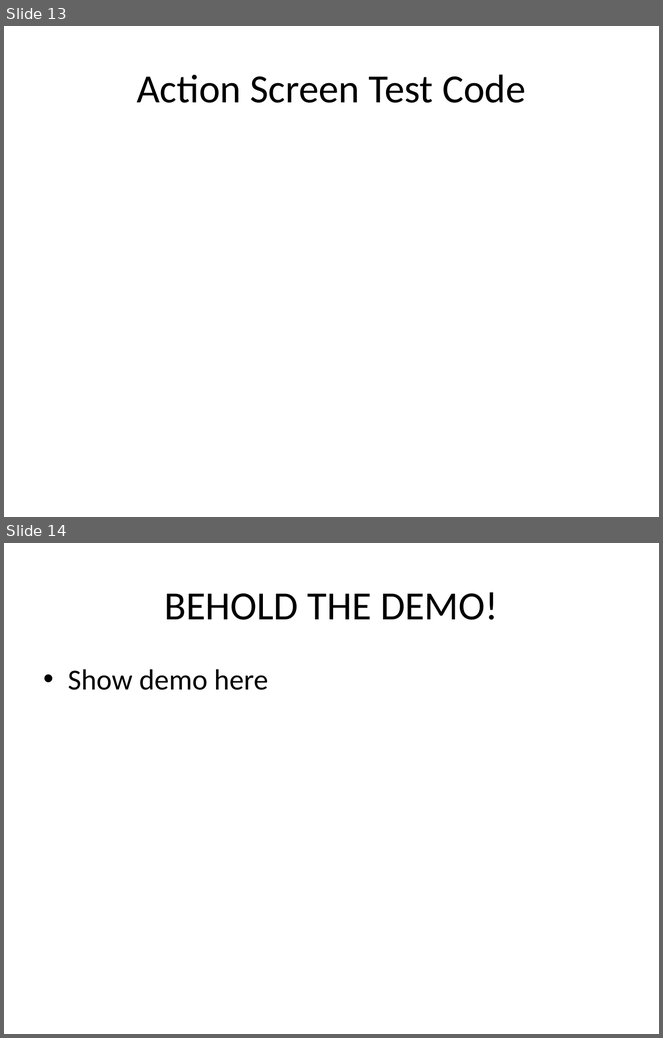
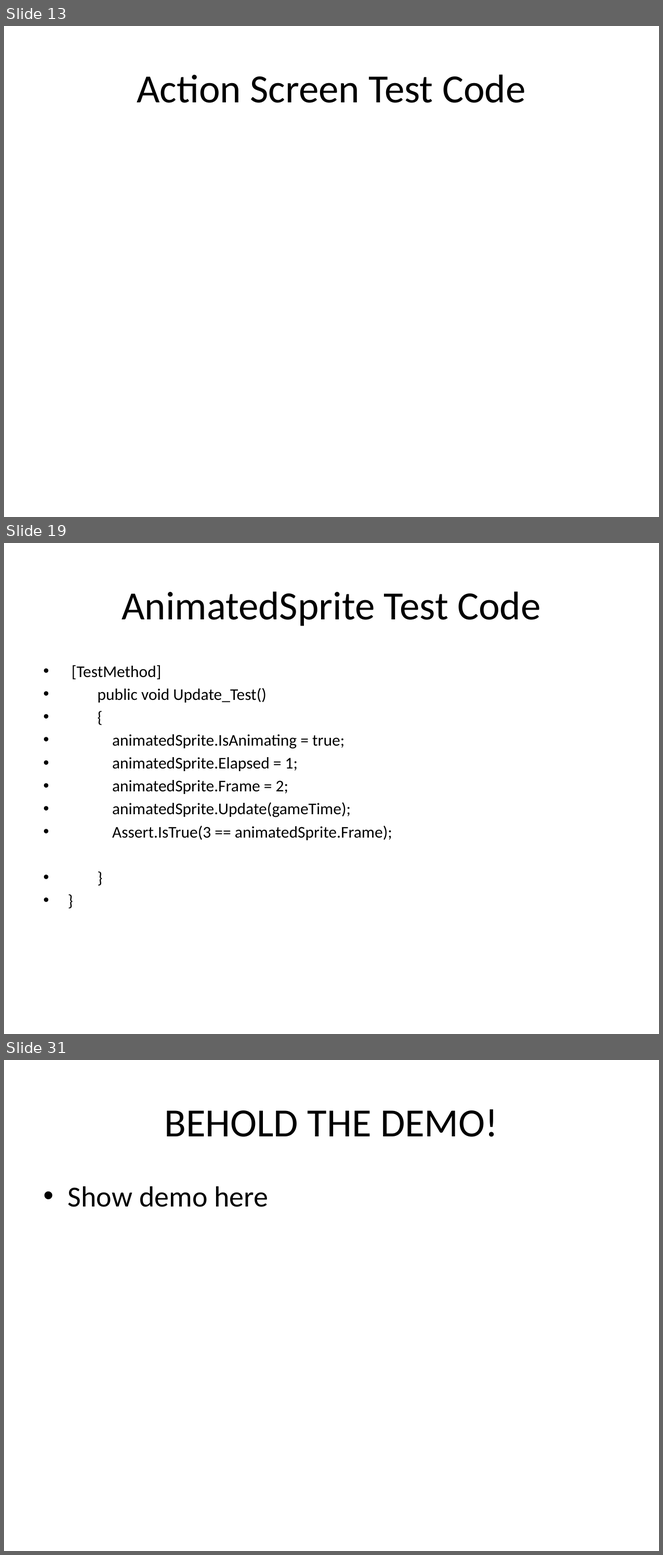
Before and after one commit to csce3513/Team15, a slide deck: Project Starfighter 1.0.pptx. Shown one above the other, each under a label of ours: slides 13 and 14 before the commit, slides 13, 19 and 31 after it; the slides between them are not shown. The pictures are 663x1038 and 663x1555 pixels, drawn with LibreOffice and Linux fonts; fonts in the diff are those of the drawing; background and template pictures are left out. Boxes give left, top, right and bottom in pixels: in the first picture for what was removed or moved away, otherwise in the second. Text is boxed around its words. In the diff, an @@ line names an element or a change of style, - is before the commit and + after.

```diff
--- a/Project Starfighter 1.0.pptx
+++ b/Project Starfighter 1.0.pptx
@@ slide 19 added at [4,543,659,1034], background picture (left out) @@
@@ title added at [122,591,541,626], 44 pt, text #000000 @@
+AnimatedSprite Test Code
@@ text added at [72,665,392,840], 18 pt, text #000000 @@
+• [TestMethod]
+• public void Update_Test()
+• {
+• animatedSprite.IsAnimating = true;
+• animatedSprite.Elapsed = 1;
+• animatedSprite.Frame = 2;
+• animatedSprite.Update(gameTime);
+• Assert.IsTrue(3 == animatedSprite.Frame);
+• }
+• }
@@ what was slide 14 is now slide 31 @@
```
Also in this commit, not shown: 16 other slides added.
